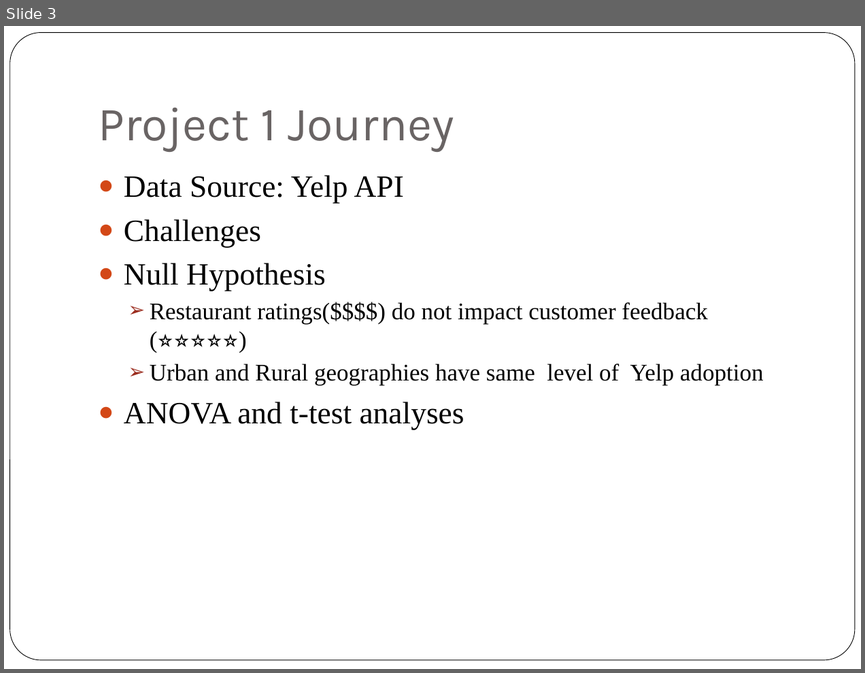
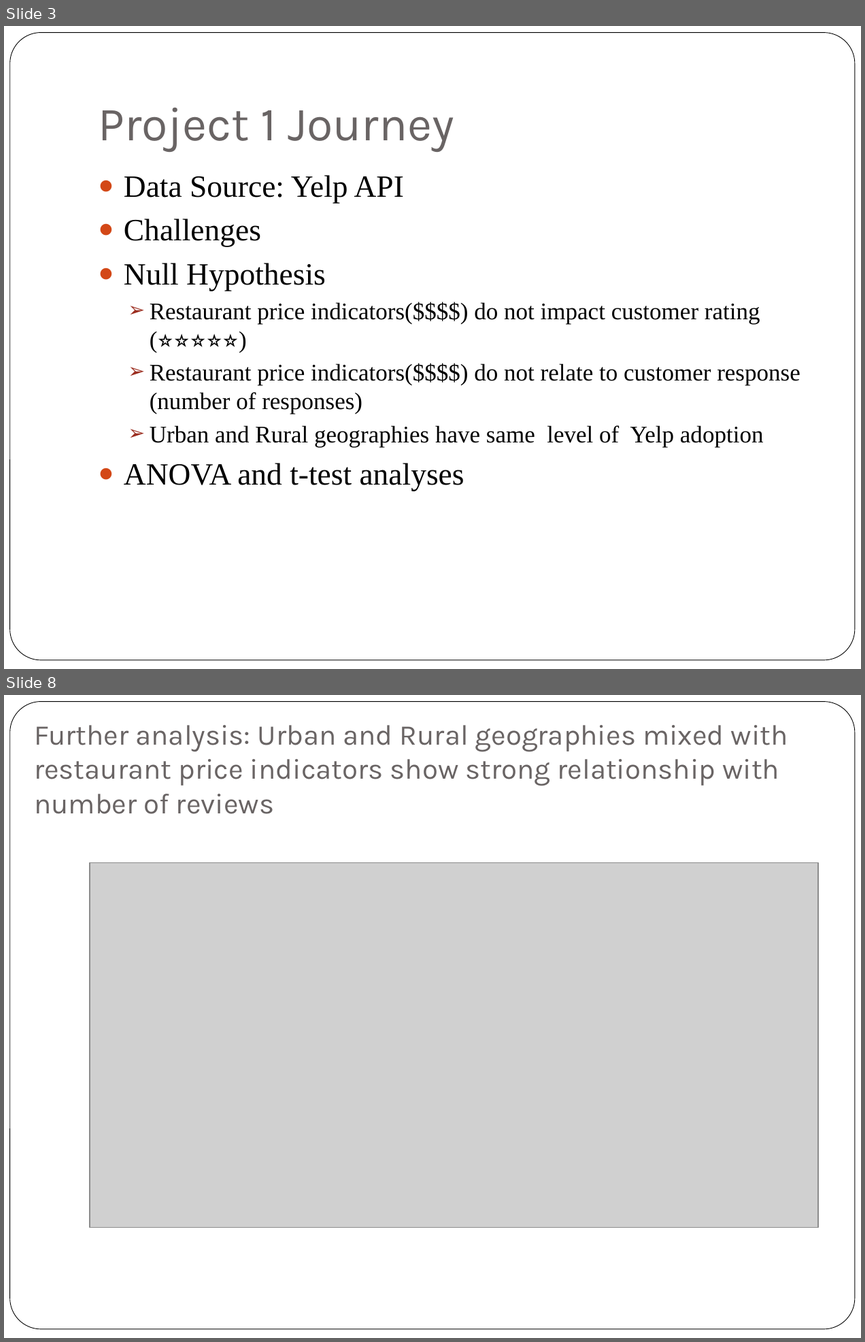
Before and after one commit to achin83/MayUulYanAnd, a slide deck: Project 1.ppt. Shown one above the other, each under a label of ours: slide 3 before the commit, slides 3 and 8 after it; the slides between them are not shown. The pictures are 865x673 and 865x1342 pixels, drawn with LibreOffice and Linux fonts; fonts in the diff are those of the drawing; grey boxes stand for pictures. Boxes give left, top, right and bottom in pixels: in the first picture for what was removed or moved away, otherwise in the second. Text is boxed around its words. In the diff, an @@ line names an element or a change of style, - is before the commit and + after.

```diff
--- a/Project 1.ppt
+++ b/Project 1.ppt
@@ slide 8 added at box(4, 695, 861, 1338), background #FFFFFF; not listed: 1 template element that a slide beside it also shows @@
@@ title added at box(34, 725, 788, 814), 24 pt, text #696464 @@
+Further analysis: Urban and Rural geographies mixed with restaurant price indicators show strong relationship with number of reviews
@@ picture added at box(90, 862, 818, 1227) @@
@@ slide 3 changed as well @@
@@ text at box(150, 301, 800, 414): text changed @@
-  ➢ Restaurant ratings($$$$) do not impact customer feedback (⭐⭐⭐⭐⭐)
+  ➢ Restaurant price indicators($$$$) do not impact customer rating (⭐⭐⭐⭐⭐)
+  ➢ Restaurant price indicators($$$$) do not relate to customer response (number of responses)
```
Also in this commit, not shown: 2 other slides changed, 6 other slides added, 1 slide removed, 2 other files.
